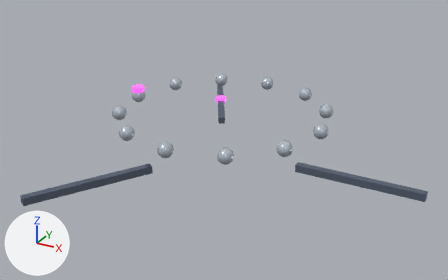
A saved change to the glTF model game/assets/structures/tower_arc_range_s3.glb.
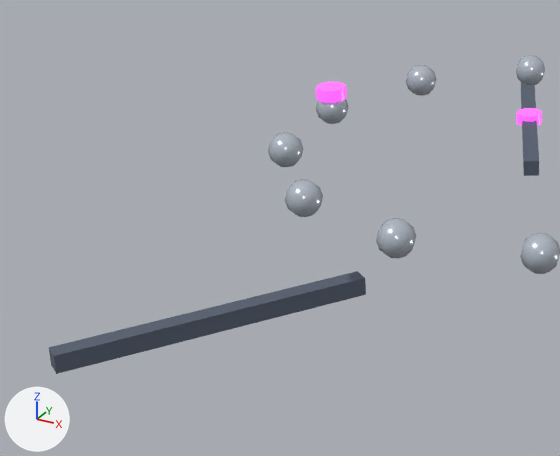
The first picture shows the older version from a 50 mm lens placed at (1.139, -2.063, 4.079), pointed at (0.049, -0.081, 3.088). The close-ups show the older and then the newer version on the part from 0% to 52% of the width and 18% to 86% of the height of that picture. Only the edits that show in the close-ups are written down. The lights are fixed; the arrows at lower left show +X, +Y and +Z. Where no turn or scale is listed for an object, it has been applied to the vertices. Vertices at exactly the same position are counted once.

The first close-up shows 'arc_guide_arm0', 'arc_guide_arm2', 'arc_relay_knob0', 'arc_relay_knob1', 'arc_relay_knob10', 'arc_relay_knob11', 'arc_relay_knob2', 'arc_relay_knob8', 'arc_relay_knob9', 'arc_up_range_l3_stud' and 1 more.
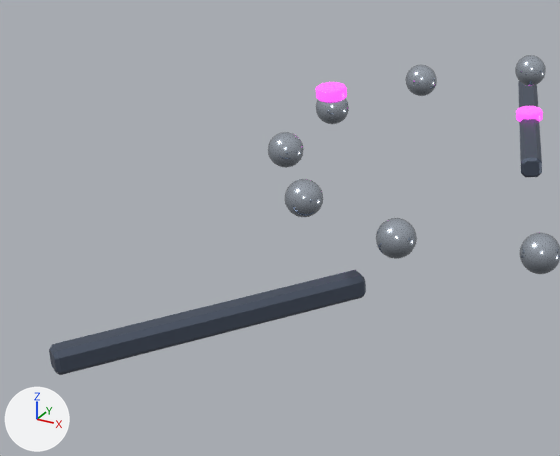
Pixel boxes [x1, y1, x2, y2] of what changed, in the close-ups (560 x 456 px):
'arc_guide_arm2', reshaped: before [49, 271, 366, 374]; after [49, 270, 366, 375]
'arc_guide_arm0', reshaped (32% wider): before [521, 82, 539, 176]; after [518, 81, 542, 177]
'arc_relay_knob8', surface changed: [520, 233, 560, 274] in both
'arc_relay_knob9', surface changed: [376, 218, 416, 259] in both
'arc_relay_knob10', surface changed: [285, 179, 323, 217] in both
'arc_relay_knob11', surface changed: [268, 132, 303, 167] in both
'arc_relay_knob1', surface changed: [406, 65, 436, 96] in both
'arc_relay_knob2', surface changed: [516, 55, 545, 85] in both
'arc_relay_knob0', surface changed: [316, 99, 349, 124] in both
'arc_up_range_l3_stud', moved: before [516, 108, 542, 126]; after [516, 106, 543, 122]

Diff of the bpy script that builds the scene:
```diff
--- a/game/assets/structures/tower_arc_range_s3.glb.py
+++ b/game/assets/structures/tower_arc_range_s3.glb.py
@@ mat_chrome @@
 mat_chrome.base_color = (0.546, 0.604, 0.687)  # pale blue #c3ccd8
-mat_chrome.metallic = 0.4
+mat_chrome.metallic = 0.95
 mat_chrome.roughness = 0.22
@@ me_mesh_13 @@
 # used by ob_arc_guide_arm0; location = (-0.29, 0.502, 3.0)
-me_mesh_13.from_pydata(...)  # 8 vertices, 12 faces; spans x -0.138..0.138, y -0.224..0.224, z -0.015..0.015
+me_mesh_13.from_pydata(...)  # 32 vertices, 60 faces; spans x -0.14..0.14, y -0.224..0.224, z -0.02..0.02
+# me_mesh_13 part 1: the whole mesh is rebuilt
 me_mesh_13.materials.append(mat_steel_hull)
@@ me_mesh_15 @@
 # used by ob_arc_guide_arm2; location = (-0.29, -0.502, 3.0)
-me_mesh_15.from_pydata(...)  # 8 vertices, 12 faces; spans x -0.138..0.138, y -0.224..0.224, z -0.015..0.015
+me_mesh_15.from_pydata(...)  # 32 vertices, 60 faces; spans x -0.14..0.14, y -0.224..0.224, z -0.02..0.02
+# me_mesh_15 part 2: the whole mesh is rebuilt
 me_mesh_15.materials.append(mat_steel_hull)
@@ ob_arc_up_range_l3_stud @@
 ob_arc_up_range_l3_stud = bpy.data.objects.new('arc_up_range_l3_stud', me_mesh_16)
-ob_arc_up_range_l3_stud.location = (-0.29, 0.502, 3.015)
+ob_arc_up_range_l3_stud.location = (-0.29, 0.502, 3.02)
```
